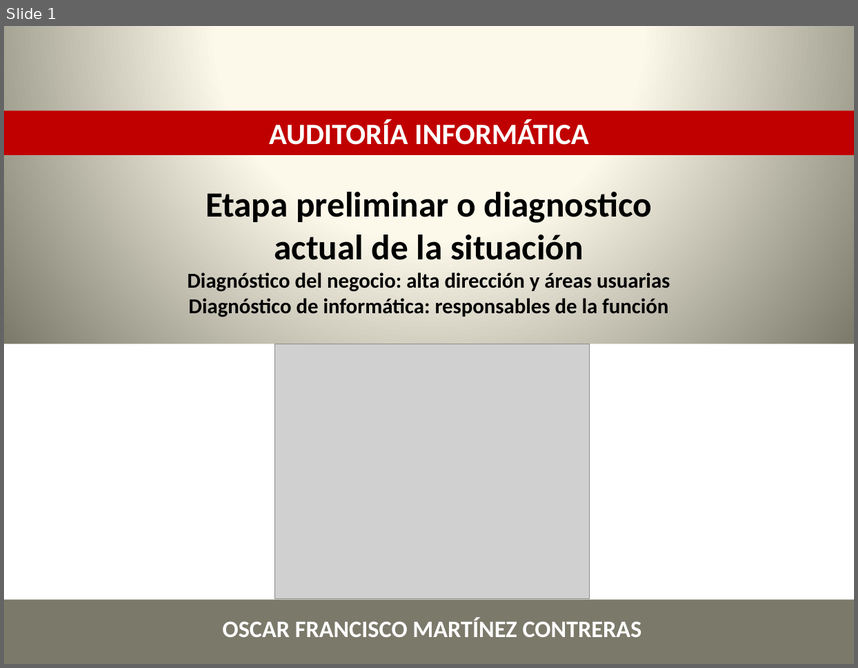
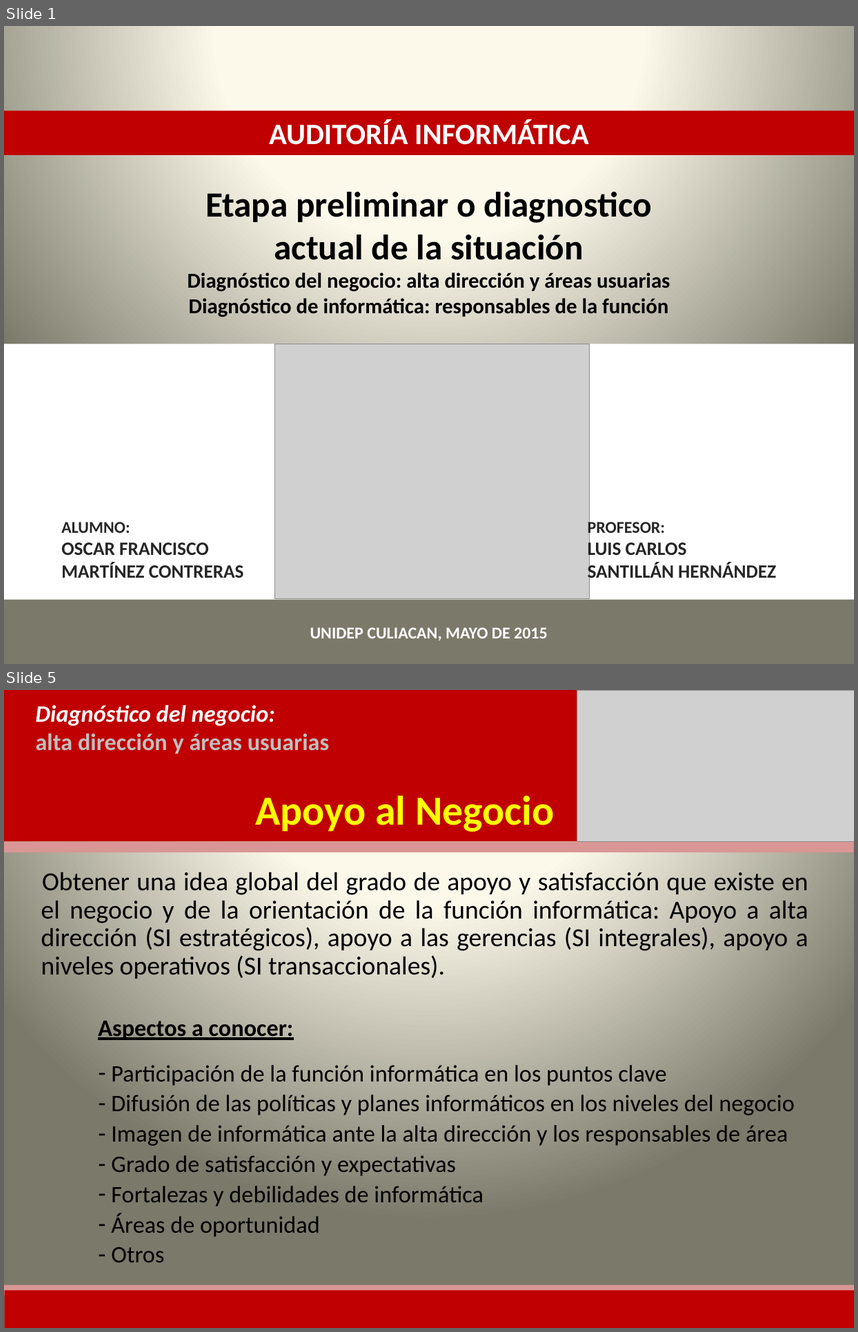
Before and after one commit to lc850/auditoria, a slide deck: OSCAR.pptx. Shown one above the other, each under a label of ours: slide 1 before the commit, slides 1 and 5 after it; the slides between them are not shown. The pictures are 858x668 and 858x1332 pixels, drawn with LibreOffice and Linux fonts; fonts in the diff are those of the drawing; grey boxes stand for pictures. Boxes give left, top, right and bottom in pixels: in the first picture for what was removed or moved away, otherwise in the second. Text is boxed around its words. In the diff, an @@ line names an element or a change of style, - is before the commit and + after.

Commit message:
Oscar

```diff
--- a/OSCAR.pptx
+++ b/OSCAR.pptx
@@ slide 5 added at (x1=4, y1=690, x2=854, y2=1328), background gradient #FEFCEE to #FDFAEA to #7B796B @@
@@ rectangle added at (x1=4, y1=690, x2=854, y2=841), fill #C00000 @@
@@ text added at (x1=36, y1=705, x2=329, y2=754), 20 pt, text #BFBFBF, bold @@
+Diagnóstico del negocio:
+alta dirección y áreas usuarias
@@ picture added at (x1=577, y1=690, x2=854, y2=841) @@
@@ text added at (x1=256, y1=796, x2=555, y2=831), 35 pt, text #FFFF00, bold @@
+Apoyo al Negocio
@@ rectangle added at (x1=4, y1=841, x2=854, y2=852), fill #D99694 @@
@@ text added at (x1=41, y1=872, x2=809, y2=978), 22 pt, text #000000 @@
+Obtener una idea global del grado de apoyo y satisfacción que existe en el negocio y de la orientación de la función informática: Apoyo a alta dirección (SI estratégicos), apoyo a las gerencias (SI integrales), apoyo a niveles operativos (SI transaccionales).
@@ text added at (x1=98, y1=1021, x2=794, y2=1262), 20 pt, text #000000 @@
+Aspectos a conocer:
+– Participación de la función informática en los puntos clave
+– Difusión de las políticas y planes informáticos en los niveles del negocio
+– Imagen de informática ante la alta dirección y los responsables de área
+– Grado de satisfacción y expectativas
+– Fortalezas y debilidades de informática
+– Áreas de oportunidad
+– Otros
@@ rectangle added at (x1=4, y1=1284, x2=854, y2=1295), fill #D99694 @@
@@ rectangle added at (x1=4, y1=1290, x2=854, y2=1328), fill #C00000 @@
@@ slide 1 changed as well @@
@@ text "ALUMNO:" moved from (x1=223, y1=617, x2=642, y2=637) to (x1=61, y1=521, x2=244, y2=577) @@
@@ text at (x1=61, y1=521, x2=130, y2=532): paragraph added @@
+ALUMNO:
@@ text added at (x1=588, y1=519, x2=776, y2=582), 16 pt, text #262626, bold @@
+PROFESOR:
+LUIS CARLOS
+SANTILLÁN HERNÁNDEZ
@@ text at (x1=61, y1=542, x2=244, y2=577): size 20 to 16 pt, text colour #FFFFFF to #262626 in "OSCAR FRANCISCO MARTÍNEZ CONTRERAS"; alignment centre to left @@
@@ text added at (x1=310, y1=627, x2=548, y2=640), 14 pt, text #FFFFFF, bold @@
+UNIDEP CULIACAN, MAYO DE 2015
```
Also in this commit, not shown: 8 other slides added.
